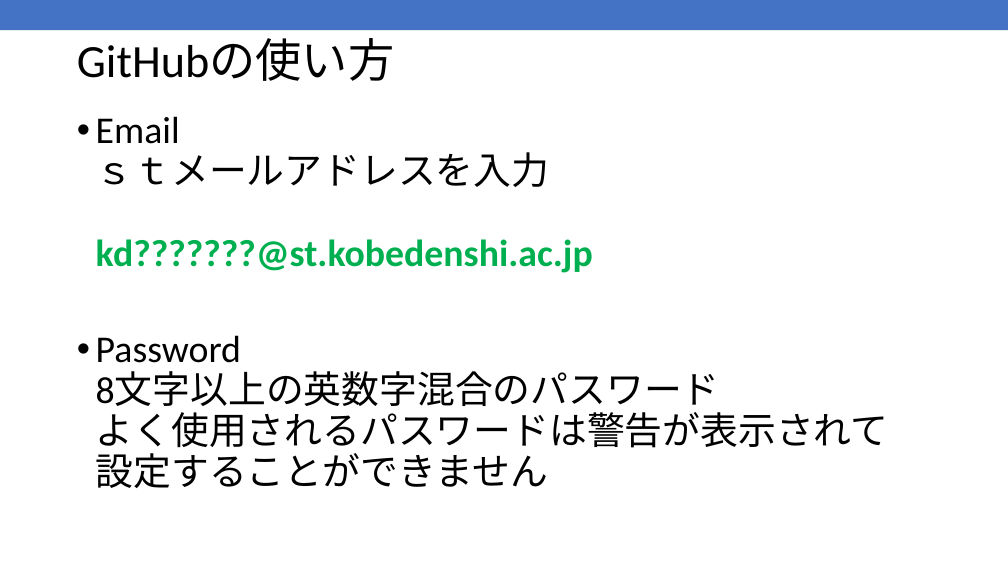
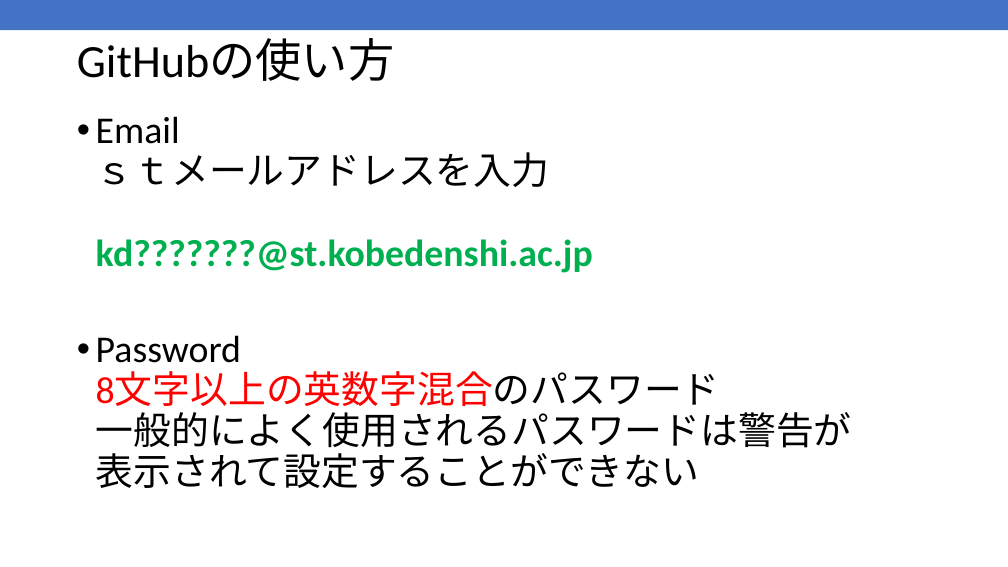
Before and after one commit to kic-murata/cpp2025, a slide deck: slide 4 of 授業資料/GitHub登録方法.pptx. Drawn at 1008x567 pixels with LibreOffice and Linux fonts; fonts in the diff are those of the drawing. Boxes give left, top, right and bottom in pixels: in the first picture for what was removed or moved away, otherwise in the second. Text is boxed around its words. In the diff, an @@ line names an element or a change of style, - is before the commit and + after.

```diff
--- a/授業資料/GitHub登録方法.pptx
+++ b/授業資料/GitHub登録方法.pptx
@@ text at [96,335,852,488]: text changed @@
-• Password
-  8文字以上の英数字混合のパスワード
-  よく使用されるパスワードは警告が表示されて
-  設定することができません
+• Password
+  8文字以上の英数字混合のパスワード
+  一般的によく使用されるパスワードは警告が
+  表示されて設定することができない
```
Also in this commit, not shown: 24 other slides changed.
